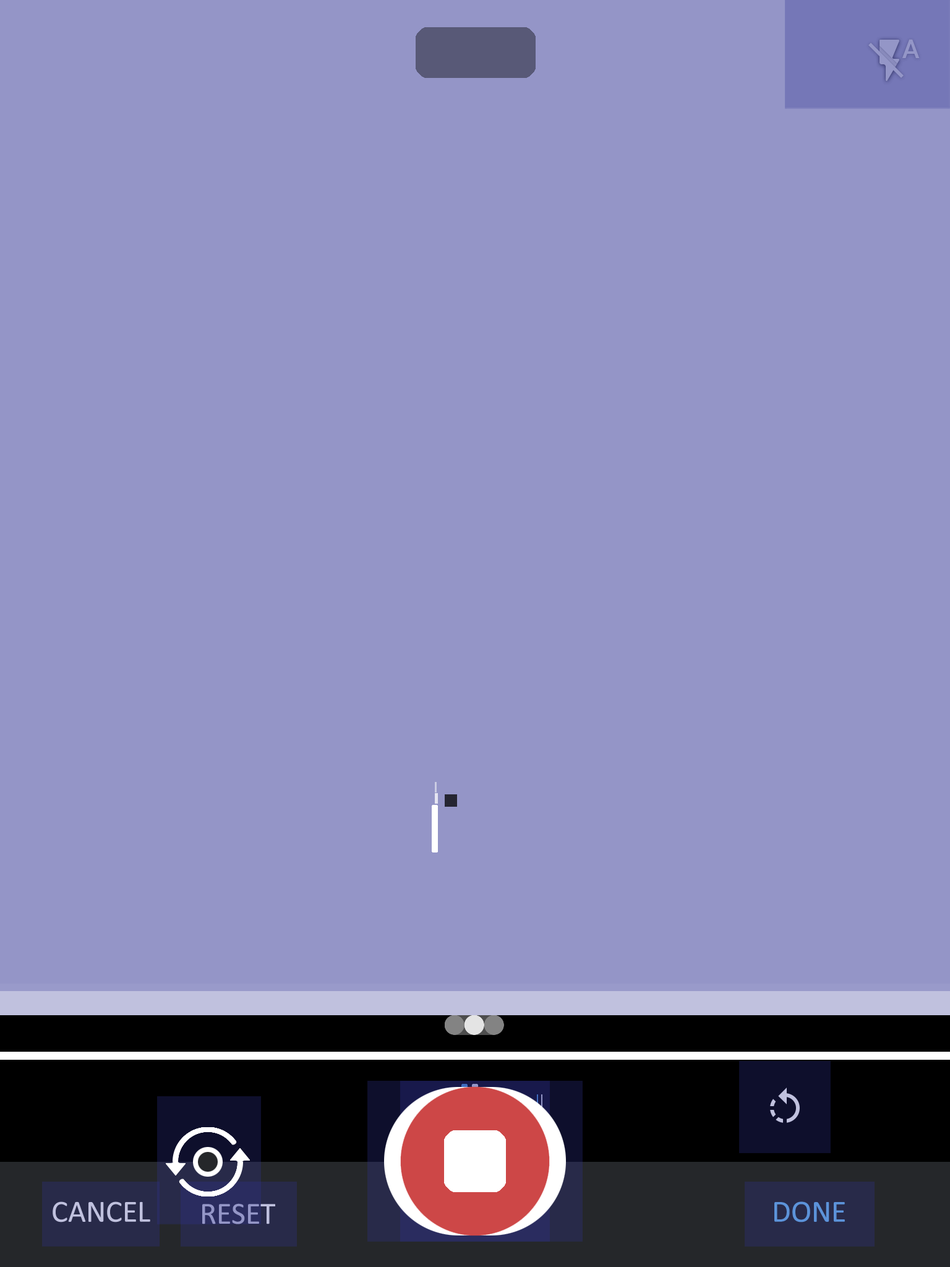
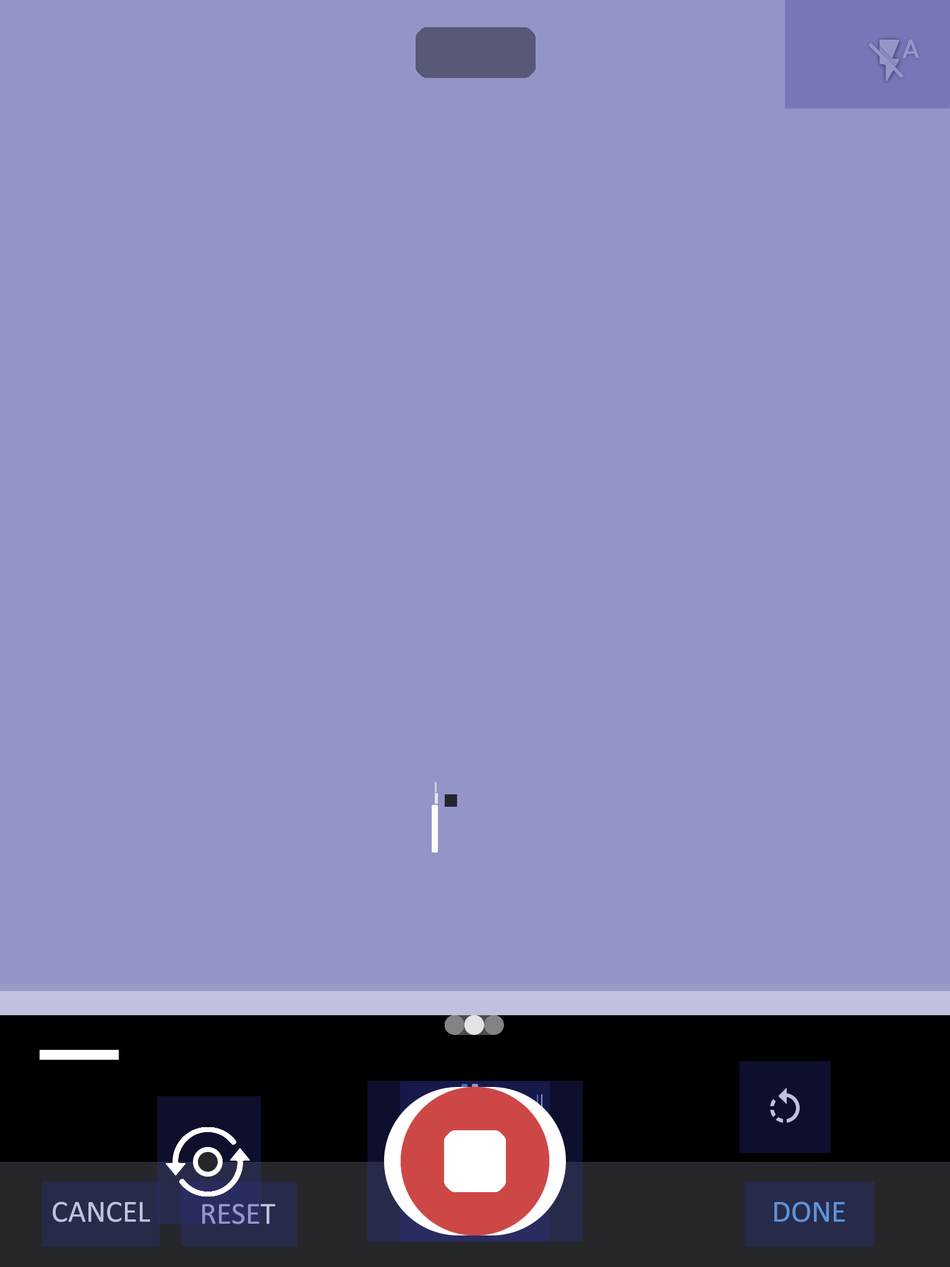
Layered file, before and after one edit (950 x 1267). Changes by layer:
painted on "line" over <box>0,1049,950,1060</box>
